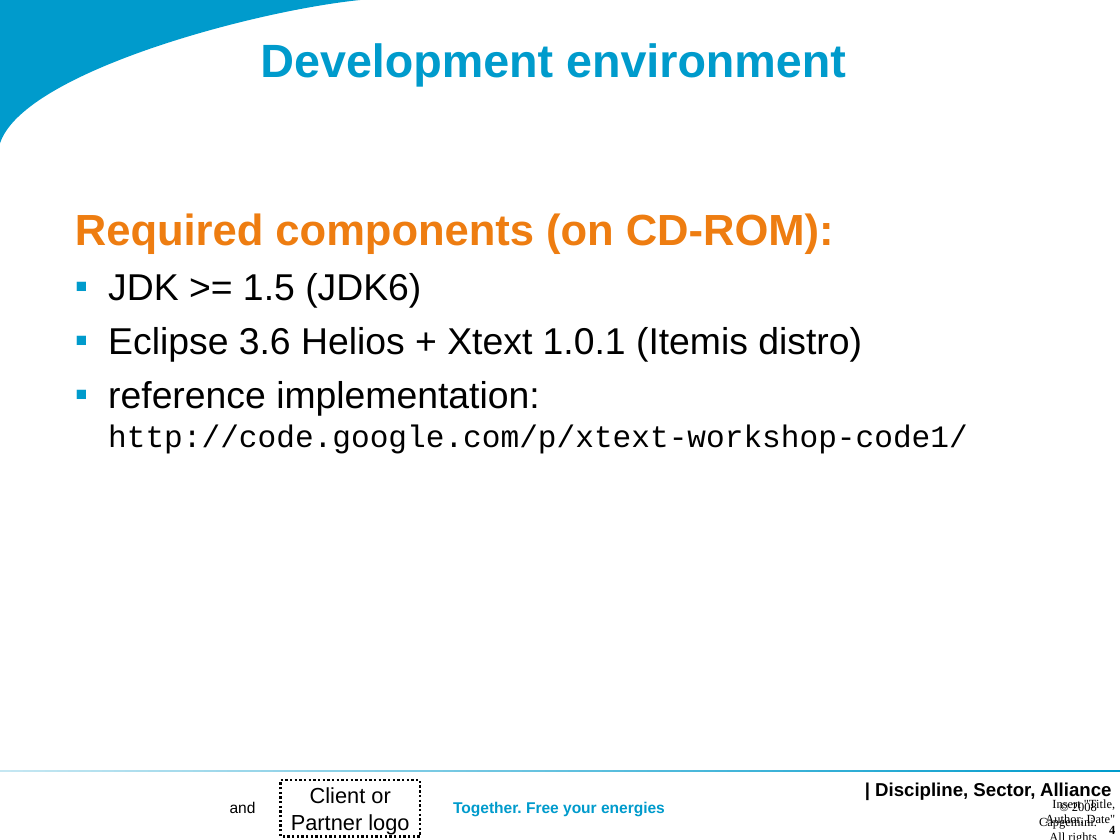
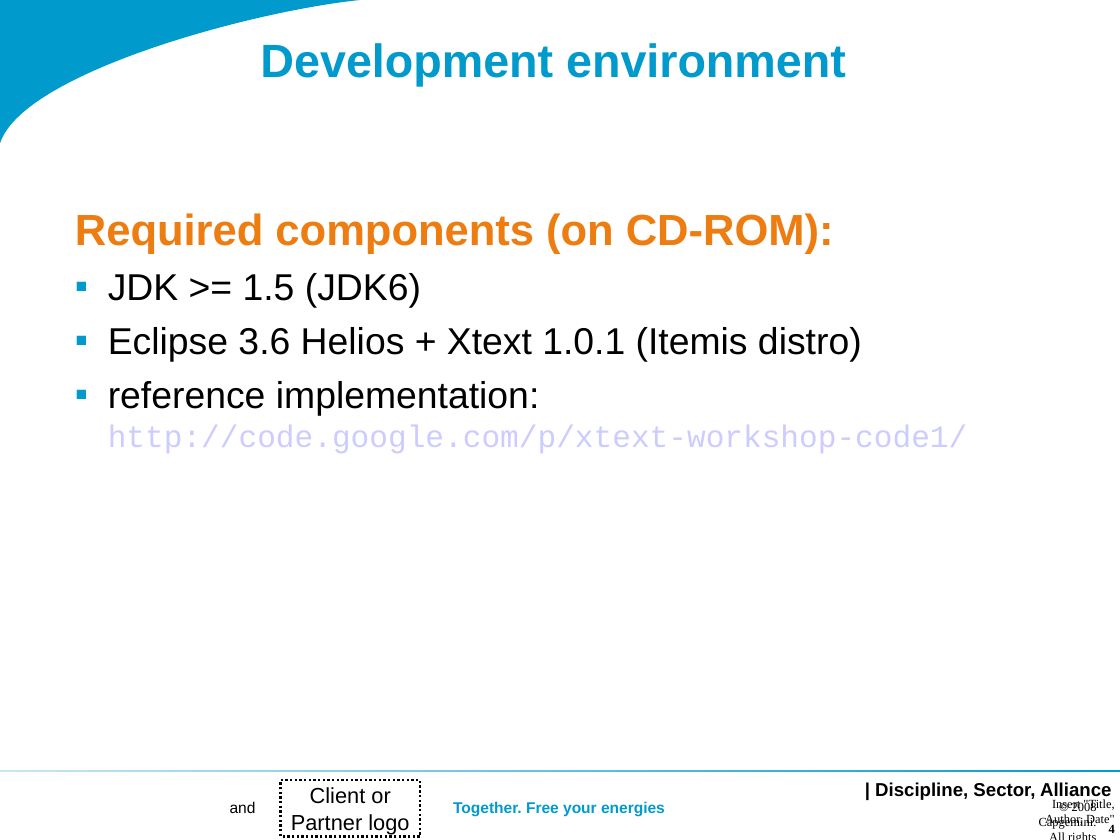
Before and after one commit to dslmeinte/xtext-workshop-code1, a slide deck: slide 4 of org.xtext.workshop.notes/sheets/Workshop 1.ppt. Drawn at 1120x840 pixels with LibreOffice and Linux fonts; fonts in the diff are those of the drawing; background and template pictures are left out. Boxes give left, top, right and bottom in pixels: in the first picture for what was removed or moved away, otherwise in the second. Text is boxed around its words. In the diff, an @@ line names an element or a change of style, - is before the commit and + after.

Commit message:
update of sheets after workshops

```diff
--- a/org.xtext.workshop.notes/sheets/Workshop 1.ppt
+++ b/org.xtext.workshop.notes/sheets/Workshop 1.ppt
@@ text "Required components (on CD-ROM):" at [75,213,968,453]: text colour #000000 to #CCCCFF in "http://code.google.com/p/xtext-workshop-code1/"; indent changed @@
```
Also in this commit, not shown: 20 other slides changed, 3 slides added, 1 slide removed, 1 other file.
